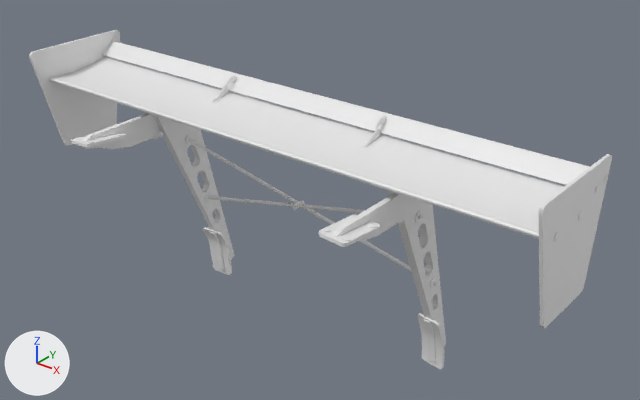
An edit to the glTF model public/parts/wendtStrom_spoiler_trackWild.glb, drawn before and after from the same camera.
Both versions are drawn from a 50 mm camera at (1.356, 0.217, 2.201) aimed at (0.081, 1.81, 1.213). Arrows for +X, +Y and +Z are at lower left; the lights stay in place. The older version comes first. Where no turn or scale is listed for an object, it has been applied to the vertices.

The first picture shows 'spoiler_trackWild'.
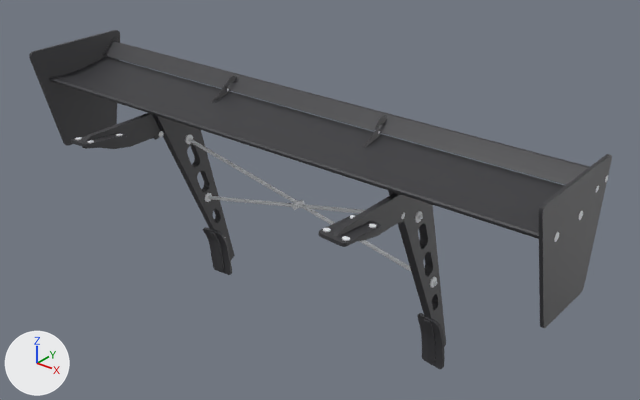
Boxes (x1, y1, x2, y2) around the edits, measured in the pictures (640 x 400 px):
'spoiler_trackWild', recoloured (white to dark grey): (29, 30, 612, 369) in both

The change in detail:
Material 'Black' (mat_black) changes colour from white #e7e7e7 to dark grey #38383c; in linear values from (0.8, 0.8, 0.8) to (0.04, 0.04, 0.045).
